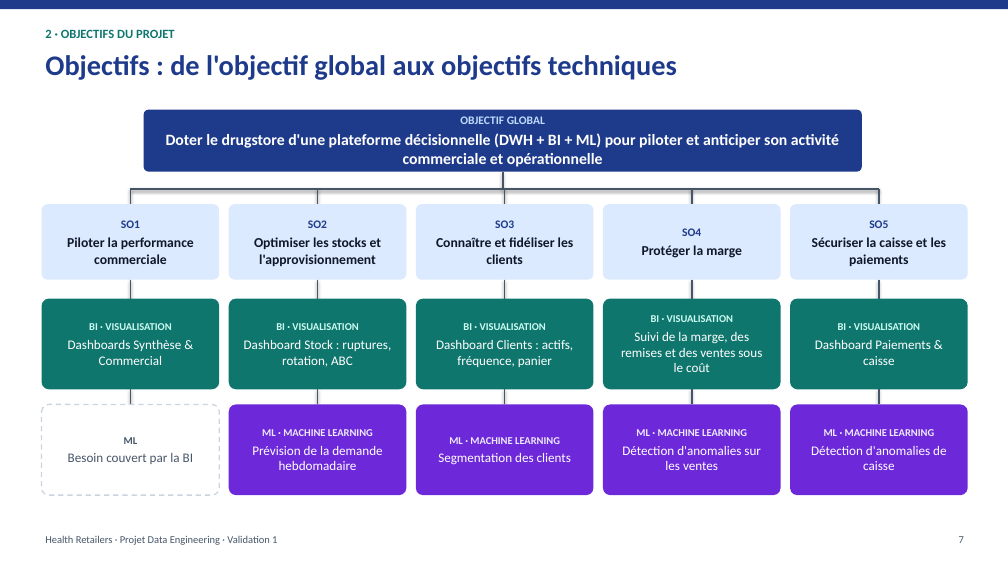
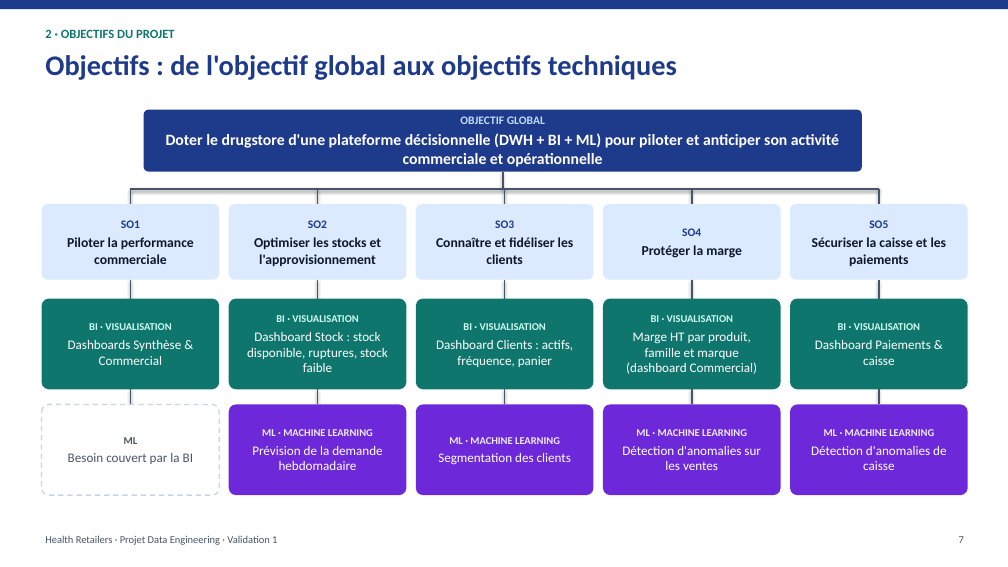
Before and after one commit to Youssef-ben-ali/DataWarehouseProject_3AI4, a slide deck: slide 7 of Presentation_Validation1_HealthRetailers.pptx. Drawn at 1008x567 pixels with LibreOffice and Linux fonts; fonts in the diff are those of the drawing. Boxes give left, top, right and bottom in pixels: in the first picture for what was removed or moved away, otherwise in the second. Text is boxed around its words. In the diff, an @@ line names an element or a change of style, - is before the commit and + after.

```diff
--- a/Presentation_Validation1_HealthRetailers.pptx
+++ b/Presentation_Validation1_HealthRetailers.pptx
@@ text at (x1=247, y1=332, x2=388, y2=372): text changed @@
-Dashboard Stock : ruptures, rotation, ABC
+Dashboard Stock : stock disponible, ruptures, stock faible
@@ text at (x1=626, y1=332, x2=758, y2=374): text changed @@
-Suivi de la marge, des remises et des ventes sous le coût
+Marge HT par produit, famille et marque (dashboard Commercial)
```
Also in this commit, not shown: 15 other slides changed, 1 other file.
